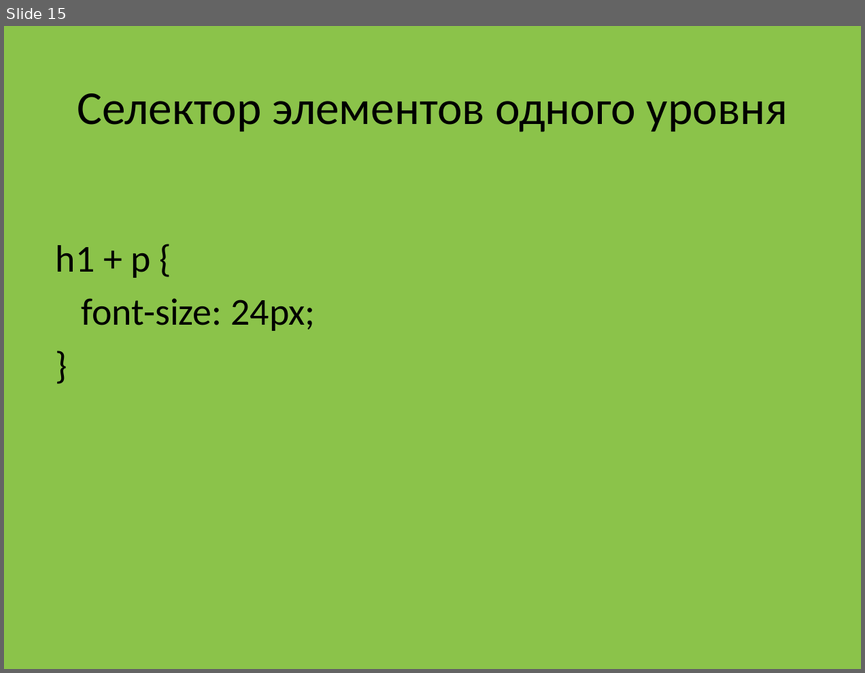
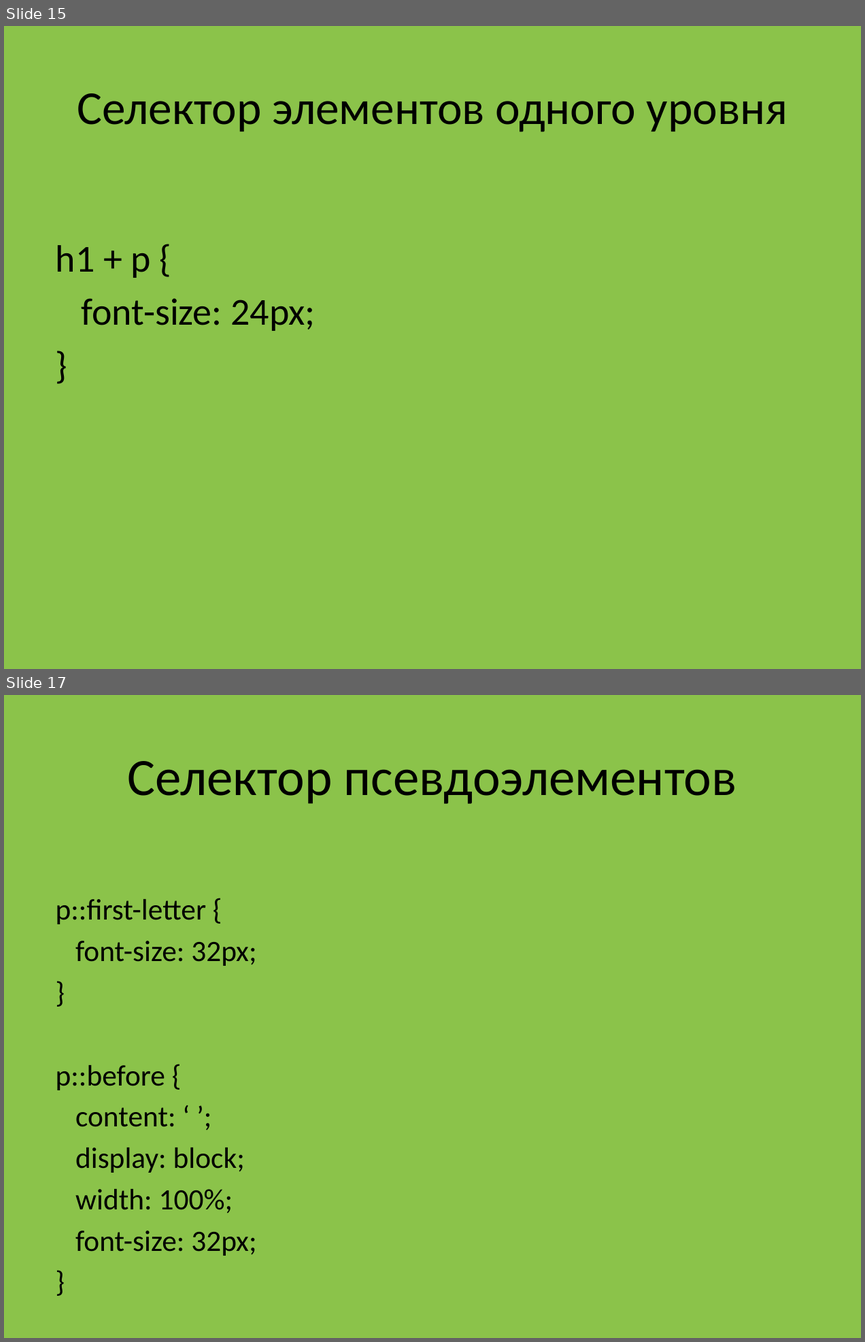
Before and after one commit to fedyashev/course-frontend-group-2, a slide deck: 00-presentation/Frontend 102.pptx. Shown one above the other, each under a label of ours: slide 15 before the commit, slides 15 and 17 after it; the slides between them are not shown. The pictures are 865x673 and 865x1342 pixels, drawn with LibreOffice and Linux fonts; fonts in the diff are those of the drawing. Boxes give left, top, right and bottom in pixels: in the first picture for what was removed or moved away, otherwise in the second. Text is boxed around its words. In the diff, an @@ line names an element or a change of style, - is before the commit and + after.

```diff
--- a/00-presentation/Frontend 102.pptx
+++ b/00-presentation/Frontend 102.pptx
@@ slide 17 added at (4, 695, 861, 1338), background #8BC34A @@
@@ title added at (127, 761, 737, 804), 44 pt, text #000000 @@
+Селектор псевдоэлементов
@@ text added at (56, 899, 256, 1255), 24.8 pt, text #000000 @@
+p::first-letter {
+font-size: 32px;
+}
+p::before {
+content: ‘ ’;
+display: block;
+width: 100%;
+font-size: 32px;
+}
```
Also in this commit, not shown: 7 other slides added.
